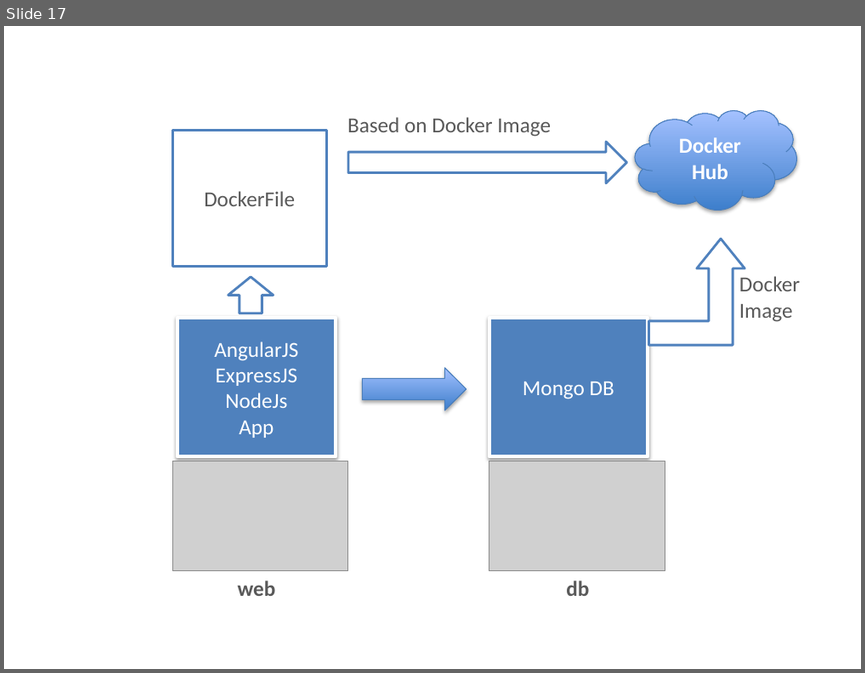
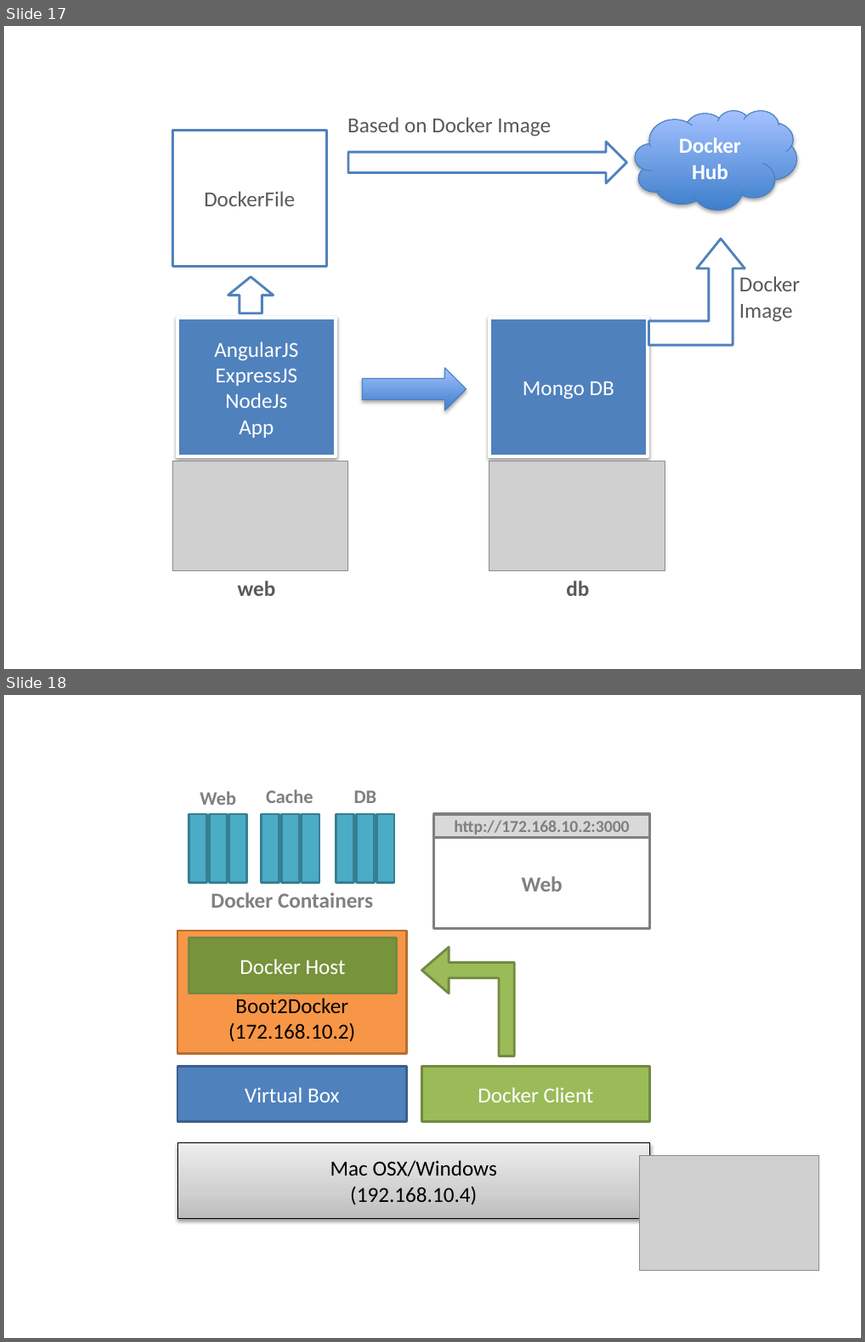
Before and after one commit to rohitghatol/Docker-Container-Continuous-Delivery, a slide deck: pptx/diagrams.pptx. Shown one above the other, each under a label of ours: slide 17 before the commit, slides 17 and 18 after it. The pictures are 865x673 and 865x1342 pixels, drawn with LibreOffice and Linux fonts; fonts in the diff are those of the drawing; grey boxes stand for pictures. Boxes give left, top, right and bottom in pixels: in the first picture for what was removed or moved away, otherwise in the second. Text is boxed around its words. In the diff, an @@ line names an element or a change of style, - is before the commit and + after.

```diff
--- a/pptx/diagrams.pptx
+++ b/pptx/diagrams.pptx
@@ slide 18 added at bbox=[4, 695, 861, 1338], background #FFFFFF @@
@@ text added at bbox=[200, 791, 236, 805], 16 pt, text #7F7F7F, bold @@
+Web
@@ text added at bbox=[266, 789, 313, 803], 16 pt, text #7F7F7F, bold @@
+Cache
@@ text added at bbox=[354, 790, 377, 803], 16 pt, text #7F7F7F, bold @@
+DB
@@ rectangle added at bbox=[189, 814, 207, 883], fill #4BACC6, outline #377F92 2 pt @@
@@ rectangle added at bbox=[209, 814, 227, 883], fill #4BACC6, outline #377F92 2 pt @@
@@ rectangle added at bbox=[229, 814, 247, 883], fill #4BACC6, outline #377F92 2 pt @@
@@ rectangle added at bbox=[261, 814, 279, 883], fill #4BACC6, outline #377F92 2 pt @@
@@ rectangle added at bbox=[282, 814, 300, 883], fill #4BACC6, outline #377F92 2 pt @@
@@ rectangle added at bbox=[302, 814, 319, 883], fill #4BACC6, outline #377F92 2 pt @@
@@ rectangle added at bbox=[336, 814, 354, 883], fill #4BACC6, outline #377F92 2 pt @@
@@ rectangle added at bbox=[356, 814, 374, 883], fill #4BACC6, outline #377F92 2 pt @@
@@ rectangle added at bbox=[376, 814, 395, 883], fill #4BACC6, outline #377F92 2 pt @@
@@ rectangle added at bbox=[434, 814, 650, 838], fill #D9D9D9, outline #7F7F7F 2.25 pt, 14 pt, text #7F7F7F, bold @@
+http://172.168.10.2:3000
@@ rectangle added at bbox=[434, 837, 650, 928], fill #FFFFFF, outline #808080 2.25 pt, 18 pt, text #808080, bold @@
+Web
@@ text added at bbox=[211, 892, 373, 907], 18 pt, text #808080, bold @@
+Docker Containers
@@ rectangle added at bbox=[177, 930, 406, 1053], fill #F79646, outline #B76F34 2 pt, 18 pt, text #000000 @@
+Boot2Docker
+(172.168.10.2)
@@ rectangle added at bbox=[189, 938, 397, 993], fill #77933C, outline #738A42 2 pt, 18 pt, text #FFFFFF @@
+Docker Host
@@ bent up arrow added at bbox=[421, 947, 514, 1056], fill #9BBB59, outline #738A42 2 pt @@
@@ rectangle added at bbox=[177, 1066, 406, 1121], fill #4F81BD, outline #3A5F8C 2 pt, 18 pt, text #FFFFFF @@
+Virtual Box
@@ rectangle added at bbox=[422, 1066, 650, 1121], fill #9BBB59, outline #738A42 2 pt, 18 pt, text #FFFFFF @@
+Docker Client
@@ rectangle added at bbox=[177, 1143, 649, 1219], fill gradient #BDBDBD to #D1D1D1 to #EEEEEE, outline #000000 0.75 pt, 18 pt, text #000000 @@
+Mac OSX/Windows
+(192.168.10.4)
@@ picture added at bbox=[640, 1155, 819, 1270] @@
```
Also in this commit, not shown: 3 slides changed, 1 other slide added, 6 other files.
